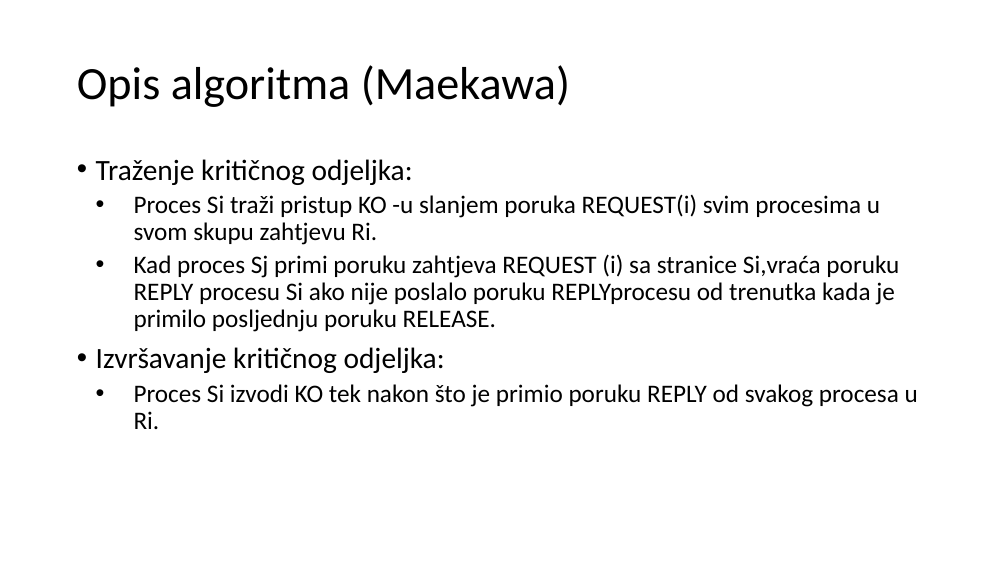
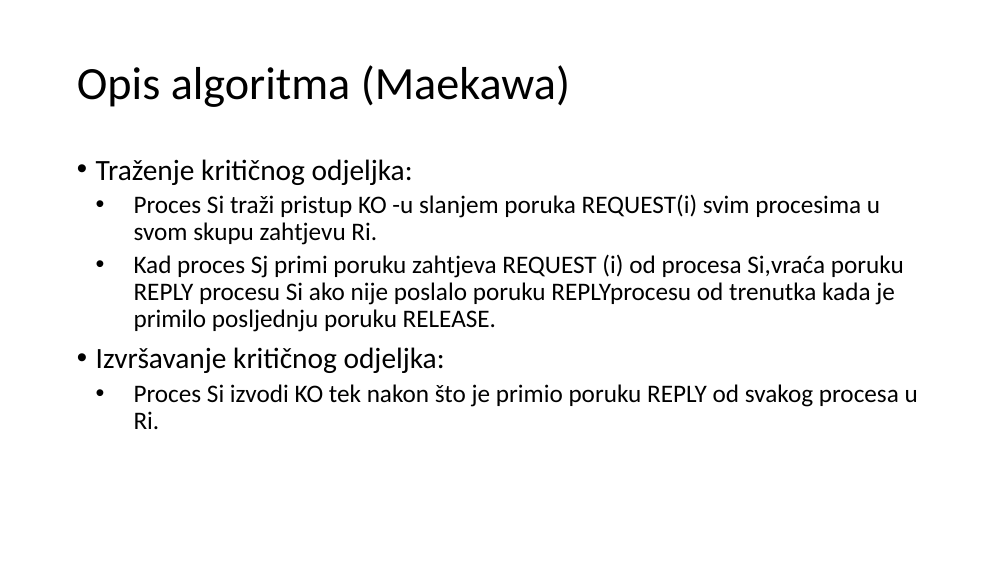
Before and after one commit to mikocij/DPprojekt, a slide deck: slide 19 of Prezentacija-Daljnji-distribuirani-algoritmi-za-međusobno-isključivanje-1.pptx. Drawn at 1008x567 pixels with LibreOffice and Linux fonts; fonts in the diff are those of the drawing. Boxes give left, top, right and bottom in pixels: in the first picture for what was removed or moved away, otherwise in the second. Text is boxed around its words. In the diff, an @@ line names an element or a change of style, - is before the commit and + after.

```diff
--- a/Prezentacija-Daljnji-distribuirani-algoritmi-za-međusobno-isključivanje-1.pptx
+++ b/Prezentacija-Daljnji-distribuirani-algoritmi-za-međusobno-isključivanje-1.pptx
@@ text at (134,254,904,332): text changed @@
-  • Kad proces Sj primi poruku zahtjeva REQUEST (i) sa stranice Si,vraća poruku REPLY procesu Si ako nije poslalo poruku REPLYprocesu od trenutka kada je primilo posljednju poruku RELEASE.
+  • Kad proces Sj primi poruku zahtjeva REQUEST (i) od procesa Si,vraća poruku REPLY procesu Si ako nije poslalo poruku REPLYprocesu od trenutka kada je primilo posljednju poruku RELEASE.
```
Also in this commit, not shown: 3 other slides changed.
